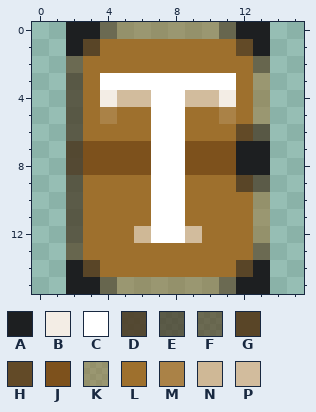
Pixel-art sprite: icons/sourcefile.png. Above is the file before it was changed.
The file is 16x16 pixels. Colours within 5 levels of each other are drawn and written as one.
Palette (. is transparent): A #1d1f21  B #f3ede5  C #ffffff  D #4b3921e0  E #483a25c0  F #574426b0  G #594527  H #624a27  J #7d511c  K #9d702e80  L #9e702d  M #aa8247  N #cfb896  P #d2bc9d
After:
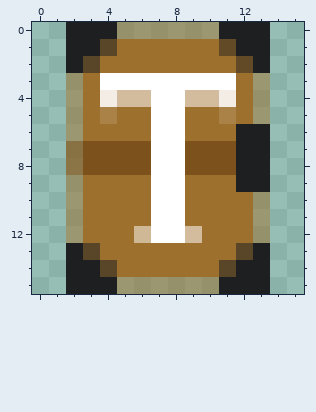
Difference:
colour D: #4b3921e0 -> #875c21c0
y 0: x 4 F -> A; x 11 F -> A
y 1: x 3..4 GL -> AG; x 11..12 LH -> HA
y 2: x 2..3 FL -> AG; x 12..13 LF -> HA
y 3..5: x 2 E -> K
y 6: x 2 E -> K; x 12..13 HE -> AA
y 9: x 2 E -> K; x 12..13 GE -> AA
y 10..12: x 2 E -> K
y 13: x 2..3 FL -> AG; x 12..13 LF -> GA
y 14: x 3..4 GL -> AG; x 11..12 LG -> GA
y 15: x 4 F -> A; x 11 F -> A
Where, in picture pixels (left, top, right, bottom), the same in both pictures:
changed: (66, 22, 117, 294)
changed: (219, 22, 270, 73)
changed: (219, 124, 270, 294)
